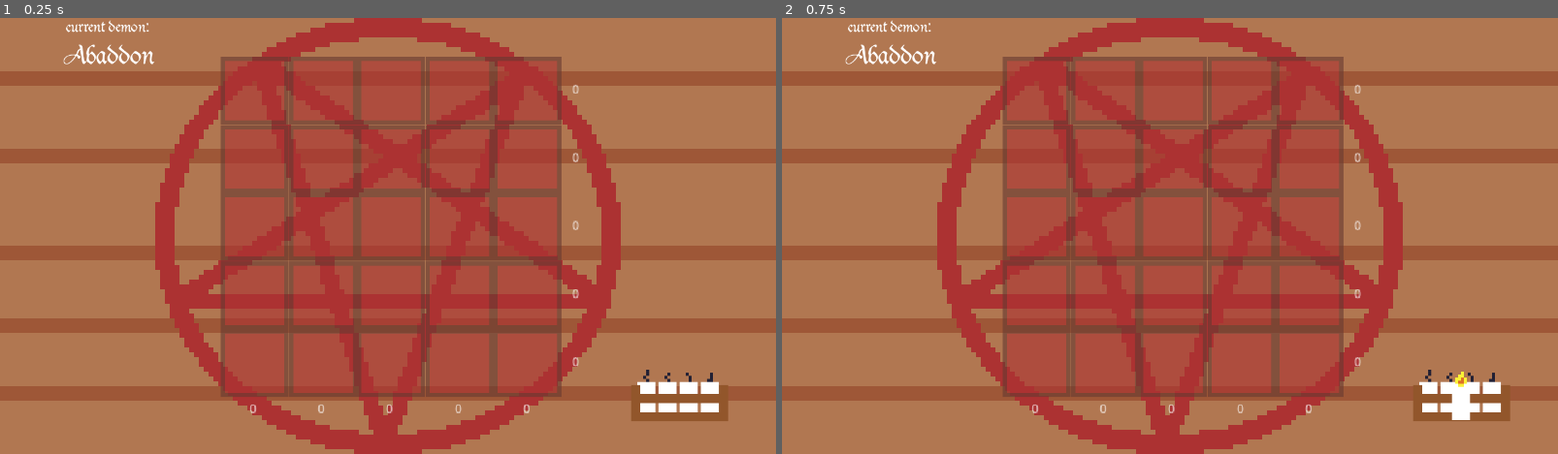
Above: before the commit, frames 1-2 (left to right).
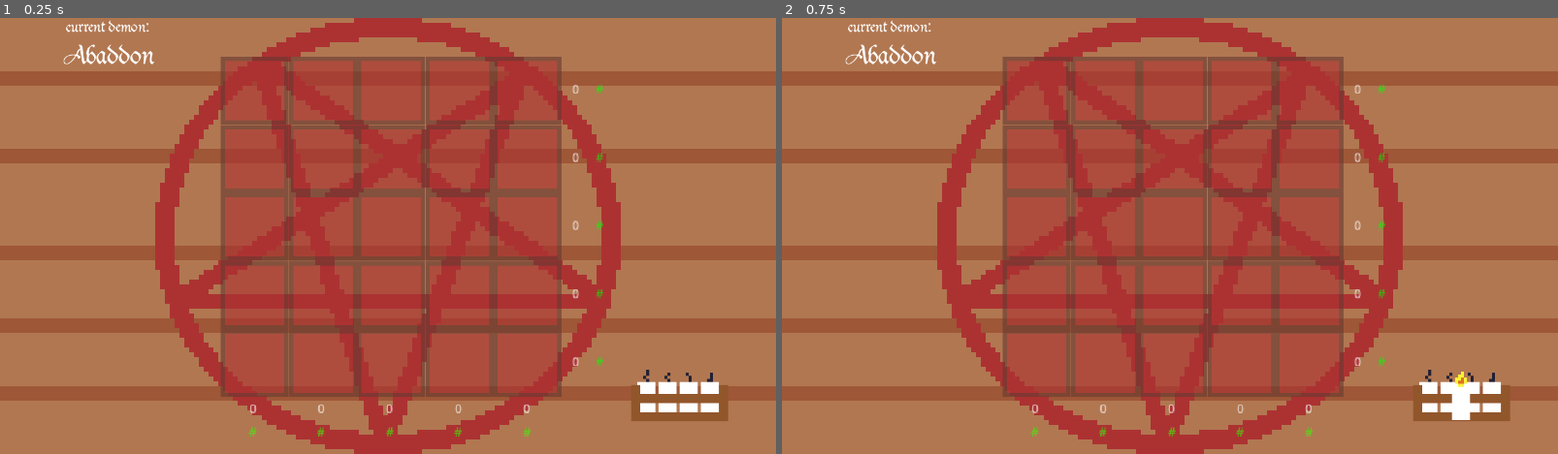
Above: after the commit, the same moments.

Repository: adrientremblay/ld55
Game: Godot game, scene res://scenes/main.tscn
The game is run twice, just before and just after one commit, with the same random seed, the same clock (stepped at 60 frames per second) and the same inputs.
Inputs (mouse positions are in pixels of both pictures, inside the frame that each line leads up to):
- Up to frame 1 (0.25 s): no input
- Up to frame 2 (0.75 s): tap Enter at 0.5 s; move the mouse to (1464, 397) at 0.52 s; press the mouse at (1464, 397) at 0.53 s

The runs differ from the first frame. In frame 1, 0.1% of the frame differs, in the area x 32-78%, y 15-96%; in frame 2, 0.1%.

Commit message:
Added answer rows and cols

Diff:
--- a/scenes/altar.tscn
+++ b/scenes/altar.tscn
@@ -123,6 +123,48 @@
 horizontal_alignment = 1
 vertical_alignment = 1
 
+[node name="AnswerCols" type="HBoxContainer" parent="."]
+modulate = Color(0.203922, 1, 0, 1)
+offset_top = 480.0
+offset_right = 448.0
+offset_bottom = 511.0
+alignment = 1
+
+[node name="y1" type="Label" parent="AnswerCols"]
+layout_mode = 2
+size_flags_horizontal = 3
+text = "#"
+horizontal_alignment = 1
+vertical_alignment = 1
+
+[node name="y2" type="Label" parent="AnswerCols"]
+layout_mode = 2
+size_flags_horizontal = 3
+text = "#"
+horizontal_alignment = 1
+vertical_alignment = 1
+
+[node name="y3" type="Label" parent="AnswerCols"]
+layout_mode = 2
+size_flags_horizontal = 3
+text = "#"
+horizontal_alignment = 1
+vertical_alignment = 1
+
+[node name="y4" type="Label" parent="AnswerCols"]
+layout_mode = 2
+size_flags_horizontal = 3
+text = "#"
+horizontal_alignment = 1
+vertical_alignment = 1
+
+[node name="y5" type="Label" parent="AnswerCols"]
+layout_mode = 2
+size_flags_horizontal = 3
+text = "#"
+horizontal_alignment = 1
+vertical_alignment = 1
+
 [node name="rows" type="VBoxContainer" parent="."]
 offset_left = 464.0
 offset_right = 509.0
@@ -157,3 +199,39 @@
 size_flags_vertical = 7
 text = "#"
 vertical_alignment = 1
+
+[node name="AnswerRows" type="VBoxContainer" parent="."]
+modulate = Color(0, 1, 0, 1)
+offset_left = 495.0
+offset_right = 540.0
+offset_bottom = 446.0
+
+[node name="x1" type="Label" parent="AnswerRows"]
+layout_mode = 2
+size_flags_vertical = 7
+text = "#"
+vertical_alignment = 1
+
+[node name="x2" type="Label" parent="AnswerRows"]
+layout_mode = 2
+size_flags_vertical = 7
+text = "#"
+vertical_alignment = 1
+
+[node name="x3" type="Label" parent="AnswerRows"]
+layout_mode = 2
+size_flags_vertical = 7
+text = "#"
+vertical_alignment = 1
+
+[node name="x4" type="Label" parent="AnswerRows"]
+layout_mode = 2
+size_flags_vertical = 7
+text = "#"
+vertical_alignment = 1
+
+[node name="x5" type="Label" parent="AnswerRows"]
+layout_mode = 2
+size_flags_vertical = 7
+text = "#"
+vertical_alignment = 1
